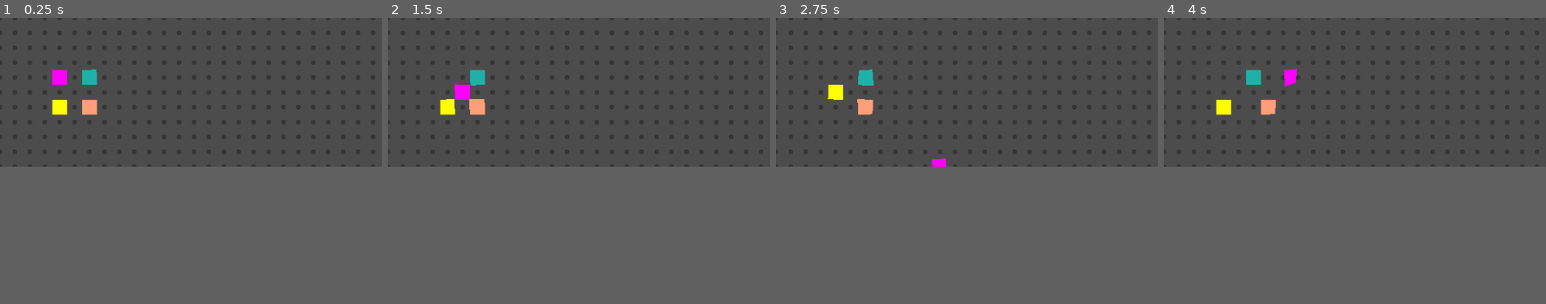
Above: before the commit, frames 1-4 (left to right).
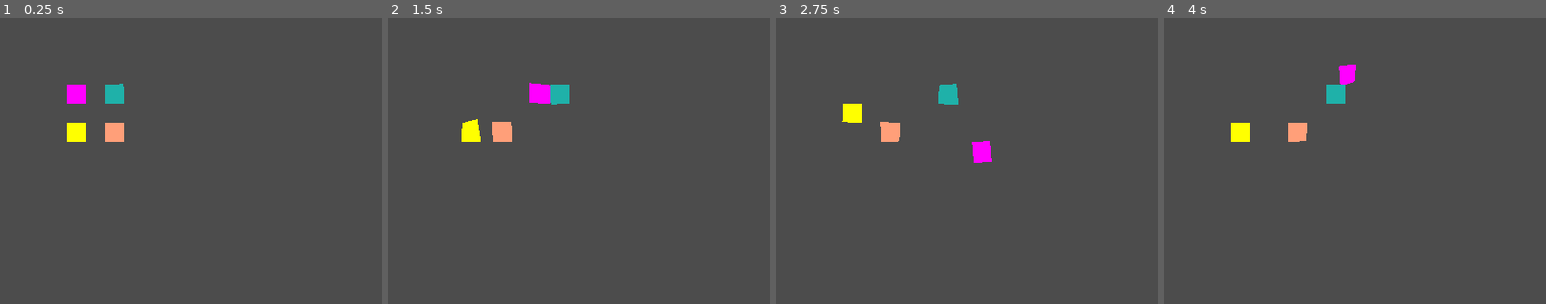
Above: after the commit, the same moments.

Repository: sustainablelab/eat-and-poop
Game: Godot game, scene res://scenes/Main.tscn
Two runs of this game, one before a commit and one after it. Both use one fixed random seed, a clock stepped at 60 frames per second and the inputs below.
Inputs:
- Up to frame 1 (0.25 s): no input
- Up to frame 2 (1.5 s): hold Right (ui_right) 0.53-1.28 s; tap L at 0.6 s; hold Down (ui_down) from 1.28 s (still down); tap H at 1.35 s
- Up to frame 3 (2.75 s): release Down (ui_down) at 2.03 s; hold Right (ui_right) from 2.03 s (still down); tap K at 2.1 s
- Up to frame 4 (4 s): release Right (ui_right) at 2.78 s; hold Up (ui_up) 2.78-3.53 s; tap J at 2.85 s; hold Left (ui_left) from 3.53 s (still down); tap P at 3.6 s
The pictures show only the part of the screen within x 0-50%, y 0-50%; the shares and areas given below are measured in that part.
In our replay, the window is 800x156 before the commit and 600x600 after it. These sizes can differ from the game's own. Grey fills any space a smaller window leaves; there, only what the larger window draws over its background counts as a difference.

The runs differ from the first frame. In frame 1, 2.2% of the frame differs, in the area x 13-33%, y 18-44%; in frame 2, 2.3%, in the area x 13-48%, y 18-44%; in frame 3, 2.1%; in frame 4, 2.1%.

Commit message:
Player moves after pushing opponent, cause of movement affects speed

Diff:
--- a/project.godot
+++ b/project.godot
@@ -38,8 +38,7 @@
 
 [display]
 
-window/size/height=200
-window/size/fullscreen=true
+window/size/width=600
 
 [input]
 
--- a/scripts/Block.gd
+++ b/scripts/Block.gd
@@ -32,6 +32,8 @@
 # Faster wobbles look more like blur and shimmer.
 # Slower wobbles look better as smaller wobbles.
 # Faster wobbles can get away with larger wobbles.
+# TODO: increase wobble for smaller grid sizes (at 10 pixel grid,
+# standing wobble is too small)
 
 var max_wobble_deviation: float
 var max_shake_deviation: float
@@ -55,12 +57,10 @@
 	# Center player artwork about player's position.
 	top_left -= Vector2(length/2.0, length/2.0)
 	self.square_points = normal_square()
-	# Dividing by grid.SIZE exaggerates wobbles for smaller grids
-	# which is good for overcoming truncation to pixel number.
-	WOBBLE_AMOUNT = 0.5 / grid.SIZE
+	WOBBLE_AMOUNT = 0.024
+	WOBBLE_AMOUNT_WHILE_MOVING = WOBBLE_AMOUNT * 3.0
 	# WOBBLE_AMOUNT = 4.0 / grid.SIZE
 	SHAKE_AMOUNT = 1.0 / grid.SIZE
-	WOBBLE_AMOUNT_WHILE_MOVING = WOBBLE_AMOUNT * 3.0
 	# Player's shape deviates with a wobbly effecet.
 	max_wobble_deviation = grid.SIZE * WOBBLE_AMOUNT
 	# Player's shape deviates with a shaky effecet.
@@ -70,12 +70,12 @@
 		print("Running Block.gd: {n}._ready()... ".format({
 			"n": name,
 			}))
-		print("Block flavors as (amount,deviation):")
-		print("Wobble : ({w},{wd}), Shake: ({s},{sd})".format({
+		print("Wobble: (standing:{w}, moving:{wm})".format({
 			"w": WOBBLE_AMOUNT,
-			"wd": max_wobble_deviation,
+			"wm": WOBBLE_AMOUNT_WHILE_MOVING,
+			}))
+		print("Shake: {s}".format({
 			"s": SHAKE_AMOUNT,
-			"sd": max_shake_deviation,
 			}))
 
 	# Seed a random number generator for wobbling.
--- a/scripts/Player.gd
+++ b/scripts/Player.gd
@@ -5,45 +5,13 @@
 # ├─ HitBox (HitBox.gd -- define a collision area)
 # └─ Block (Block.gd -- what Player looks like on the screen)
 #
-# ADD CHILD NODES
-# I don't use the Godot editor to add Child nodes to `Player`.
-# I do this in the code instead.
-# See the docs for "creating nodes":
-# https://docs.godotengine.org/en/stable/getting_started/step_by_step/scripting_continued.html?highlight=_ready#creating-nodes
-# There are two steps:
-# 1. Define Player property as instance of Child node class with `new()`
-# 2. Call add_child() in _ready().
-# CHILD NODE CLASSES
-# For classes I define in `.gd` scripts, the GDScript compiler knows about the
-# class because of the script's first line: `class_name`.
-# USE PLAYER
-# Player has no class_name because Player is a scene!
-# Assign Player.gd (this script) to scene Player.tscn in Godot editor.
-# The Parent makes Player a Child node in code.
-# See the docs for "instancing scenes":
-# https://docs.godotengine.org/en/stable/getting_started/step_by_step/scripting_continued.html?highlight=_ready#instancing-scenes
-#
-# Three steps:
-# 1. Load the Player scene:
-#	const player_scene = preload("res://scenes/Player.tscn")
-# 2. Instantiate a player: (like the .new() in the previous)
-#	var player1 = player_scene.instance()
-# 3. Add as a child node:
-#	add_child(player1)
-#
-# Player is a scene, not just a script with a class name.
-# Scenes have execution benefits under the hood.
-# And as a scene, it is a stand-alone game component I can test with `F6`.
-
 extends Node2D
 
 var DEBUGGING: bool
-
-# TODO: detect collisions with other players
 
 # TODO: time standing still, tell `player_block` to `express_pooping()` when
 # timer is up, similar idea to `express_motion`.
-#
+
 # JOYSTICK
 # Hardcode a default joystick device_num for testing.
 # Parent overrides `device_num` when it instantiates Player and
@@ -107,7 +75,8 @@
 	player_hitbox.area_name = player_name
 	add_child(player_hitbox)
 
-	# Setup RayCast2D
+	# SETUP COLLISION DETECTION
+	# Setup RayCast2D for COLLISIONS
 	# Enable Area2D detection. Defaults to False.
 	player_ray.collide_with_areas = true
 	# Ignore colliding with Player's own Area2D!
@@ -133,22 +102,13 @@
 	# Use a tween to animate moving in the grid.
 	add_child(smooth_move)
 	# Detect tween start/stop to change wobble effect while moving.
-	# (`connect()` returns 0: throw away return value in a '_var')
 	var _ret: int
 	_ret = smooth_move.connect("tween_started", self, "_on_smooth_move_started")
 	_ret = smooth_move.connect("tween_completed", self, "_on_smooth_move_completed")
-	# TODO: decrease speed as the player gets bigger
-	# speed = 0.1
-	speed = grid.SIZE / 200.0
-	if speed > 0.1:
-		speed = 0.1
-	if speed < 0.05:
-		speed = 0.05
-
 	# SETUP COLLISIONS
 	# Detect collisions.
 	_ret = player_hitbox.connect("area_entered", self, "_on_area_entered")
-
+	_ret = parent_node.connect("player_hit", self, "_on_player_hit")
 
 # ---------------------
 # | Move player_block |
@@ -167,59 +127,120 @@
 					print(Input.get_joy_axis(self.device_num, 0))
 
 
+# Emit a signal when this Player's move causes a collision.
+signal hit
+
+
+# Respond to `hit` signal when another Player's move collided into this player.
+func _on_player_hit(victim_name, collision_normal) -> void:
+	if victim_name == player_name:
+		# This player is the victim. Respond.
+		if DEBUGGING:
+			print("{pn} was hit!".format({
+				"pn": player_name,
+				}))
+		# move_because_hit(collision_normal*-1)
+		move(collision_normal*-1, speed_from_being_hit())
+
+
+var DEBUGGING_COLLISION := false
+
+
+func move_will_collide(ray: RayCast2D, relative_movement: Vector2) -> bool:
+	ray.cast_to = relative_movement
+	ray.force_raycast_update()
+	var will_collide: bool = ray.is_colliding()
+	# Handle Corner Case:
+	# Two players charge at each other.
+	# If players start movement at exact same time, they both get onto the same
+	# square, then they're frozen because of colliding.
+	# Temporary fix: detect this case and let players pass through each other.
+	var TEMPORARY_FIX := true
+	if TEMPORARY_FIX:
+		if ray.get_collision_normal() == Vector2(0,0):
+			# if the normal is 0,0, collision happens while players are on the
+			# same square.
+			will_collide = false
+
+	# LONGTERM FIX:
+	# Kurt says either:
+	# 1. Actually fix it so this case never happens.
+	# 2. When throw-back behavior is implemented, make it so that game
+	# randomly decides which player "won" that confrontation, and the other
+	# player gets thrown back.
+
+	return will_collide
+
+func notify_victim(ray: RayCast2D) -> void:
+	# Emit a signal connected to World.
+	# World then broadcasts a new signal connected to all players.
+	#
+	# Some values I might want to use later:
+	# var collision_point: Vector2 = player_ray.get_collision_point()
+	# var collider_size: Vector2 = player_ray.get_collider().half_extents*2
+
+	var victim_name: String = ray.get_collider().area_name
+	var collision_normal: Vector2 = ray.get_collision_normal()
+	# Notify other player with collision details.
+	emit_signal("hit", victim_name, collision_normal)
+
+	if DEBUGGING_COLLISION:
+		print("collision_normal: {n}".format({"n": collision_normal}))
+		print("victim_name: {n}".format({"n": victim_name}))
+
+
+
+# # Update position when the Player is moved after being hit.
+# func move_because_hit(direction: Vector2) -> void:
+# 	# Calculate relative and absolute destination.
+# 	# Relative is for RayCast. Absolute is for Tween.
+# 	var relative_movement = (direction * grid.SIZE)
+# 	var destination = position + relative_movement
+# 	# Test for collision.
+# 	if move_will_colide(relative_movement):
+
+func speed_from_regular_movement() -> float:
+	# Return Tween speed for regular movement.
+	# TODO: use modifier key Shift for speedup
+	# var speed = grid.SIZE / 200.0
+	# if speed > 0.1:
+	# 	speed = 0.1
+	# if speed < 0.05:
+	# 	speed = 0.05
+	var speed: float = 0.2
+	return speed
+
+
+func speed_from_hitting() -> float:
+	var speed: float = 1.2*speed_from_regular_movement()
+	return speed
+
+
+func speed_from_being_hit() -> float:
+	var speed: float = 0.7*speed_from_regular_movement()
+	return speed
+
 # Update position when the Player moves its block.
-var speed: float
-
-
-func move(direction: Vector2 ) -> void:
-	# Ray cast to test for collision before moving
-	var relative_movement = (direction * grid.SIZE)
-	var destination = position + relative_movement
-	player_ray.cast_to = relative_movement
-	player_ray.force_raycast_update()
-	if player_ray.is_colliding():
-		# Some values I might want to use later.
-		# var collision_point: Vector2 = player_ray.get_collision_point()
-		var collision_normal: Vector2 = player_ray.get_collision_normal()
-		print("collision_normal: {n}".format({"n": collision_normal}))
-		# var collider_name: String = player_ray.get_collider().area_name
-		# var collider_size: Vector2 = player_ray.get_collider().half_extents*2
-
-		# TEMPORARY FIX:
-		# Two players charge at each other, sometimes they both get onto the
-		# same square, then they're frozen because of colliding.
-
-		if collision_normal == Vector2(0,0):
-			# Don't treat this like a collision.
-			pass
-		else:
-			# Standard collision behavior.
-			# Otherwise, do a motion tween, but don't go anywhere.
-			destination = position
-
-		# END TEMPORARY FIX
-		# LONGTERM FIX:
-		# Kurt says either:
-		# 1. Actually fix it so this case never happens.
-		# 2. When throw-back behavior is implemented, make it so that game
-		# randomly decides which player "won" that confrontation, and the other
-		# player gets thrown back.
-
-		# # Do a motion tween, but don't go anywhere.
-		# destination = position
-
-	# At this point, the player is still going to show an "attempt" to move. If
-	# there was a collision, the player will not move anywhere. If not, the
-	# player will move there.
-
-	# Move one tile. Basically do this:
-	# position += direction * grid.SIZE
-	# But use a Tween for animating motion between tiles.
-
-	# _done is true when Tween.blah() is done.
-	# I store return values in "_vars" to avoid Debugger warnings.
-
-	var _done: bool
+func move(direction: Vector2, speed: float = speed_from_regular_movement()) -> void:
+	# Calculate relative and absolute destination.
+	var relative_movement = (direction * grid.SIZE) # for RayCast
+	var destination = position + relative_movement # for Tween
+	if move_will_collide(player_ray, relative_movement):
+		notify_victim(player_ray)
+		# Slow the attacker
+		if speed == speed_from_regular_movement():
+			speed = speed_from_hitting()
+
+	# Use a Tween for animating motion between tiles.
+
+	# TODO: Mess with other Tween easing functions.
+	# Maybe easing functions are better than varying movement speed for making
+	# it feel like the victim is suddenly pushed (start quick, then ease out
+	# with overshoot), or the attacker needed to gather force (start slow, then
+	# burst at the end).
+
+	# Compiler ignores unused vars with `_` prefix
+	var _done: bool # Always True.
 	_done = smooth_move.interpolate_property(
 		self, # object
 		"position", # property name
--- a/scripts/World.gd
+++ b/scripts/World.gd
@@ -31,9 +31,12 @@
 const player_scene = preload("res://scenes/Player.tscn")
 
 # _draw() runs once, sometime shortly after _ready() runs
+# TODO: why is their a delay in responding to motion input when
+# DEBUGGING_GRID = true?
+var DEBUGGING_GRID = false
 func _draw() -> void:
 	# gridlines()
-	if DEBUGGING:
+	if DEBUGGING_GRID:
 		for point in gridpoints():
 			draw_circle(
 				point, # position
@@ -77,8 +80,11 @@
 	# TEMPORARY FIX FOR USING KEYBOARD
 	if num_players == 0:
 		use_keyboard = true
+		# for player_index in range(1):
 		for player_index in range(4):
 			add_player(player_index)
+
+
 
 
 # func gridlines() -> void:
@@ -242,6 +248,11 @@
 	player.color = color_dict[player_index]
 	# Identify players by their color.
 	player.player_name = colornames[player_index]
+
+	# SETUP COLLISION RESPONSES
+	# (`connect()` returns 0: throw away return value in a '_var')
+	var _ret: int
+	_ret = player.connect("hit", self, "_on_hit")
 
 	# Create an input_map dict for this player's joystick/keyboard.
 	input_maps.append({
@@ -413,3 +424,10 @@
 	# FINALLY: Now that player is all set up,
 	# make the player a child node of the World scene
 	add_child(player)
+
+
+# Broadcast when one player hits another.
+signal player_hit
+
+func _on_hit(victim_name, collision_normal) -> void:
+	emit_signal("player_hit", victim_name, collision_normal)
